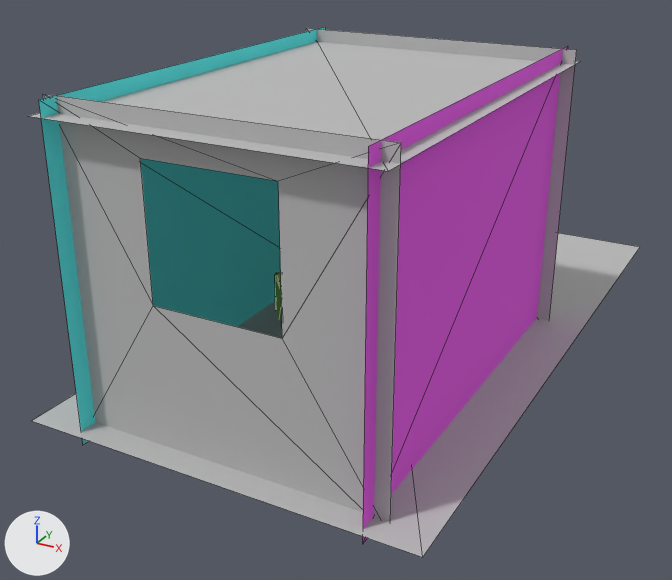
Two versions of the OBJ model src/scene.obj, one commit apart.
Before and after are seen from a 50 mm camera at (4.25, -9.18, 3.78) aimed at (-0.47, -0.59, -0.52). The axes (+X, +Y, +Z) are drawn at lower left. The lights are the same throughout. Mesh edges are drawn as thin lines. Where no turn or scale is listed for an object, it has been applied to the vertices.

Objects in the first picture: 'BackWall.001_Cube.008', 'BackWall_Cube.003', 'Ceiling_Cube.004', 'Floor_Plane', 'LeftWall_Cube.001', 'RightWall_Cube.002'.
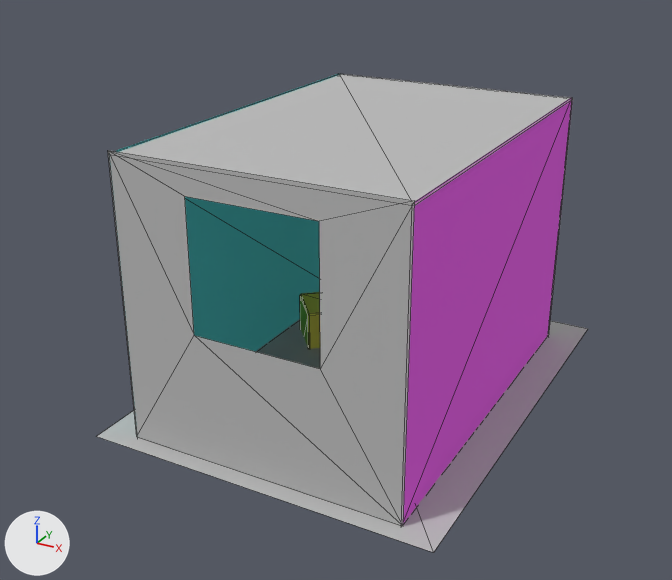
Pixel boxes [x1, y1, x2, y2] of what changed, in the pictures (672 x 580 px):
'BackWall.001_Cube.008', reshaped (14% narrower, 12% shorter)
    before: [43, 94, 401, 521]
    after: [108, 150, 415, 526]
'RightWall_Cube.002', reshaped (17% narrower, 14% shorter)
    before: [363, 46, 568, 543]
    after: [401, 98, 571, 526]
'Ceiling_Cube.004', reshaped (16% narrower)
    before: [30, 42, 580, 171]
    after: [108, 75, 572, 206]
'LeftWall_Cube.001', reshaped (19% narrower, 13% shorter)
    before: [39, 27, 326, 445]
    after: [109, 73, 340, 435]
'Floor_Plane', reshaped
    before: [32, 233, 640, 557]
    after: [96, 319, 588, 553]
'BackWall_Cube.003', reshaped (13% narrower, 10% shorter)
    before: [306, 28, 577, 320]
    after: [338, 73, 573, 336]

Edits to the bpy script that builds the scene:
```text
Change me_backwall_001_cube_008:
    where me_backwall_001_cube_008.from_pydata(...)  # 8 vertices, 8 faces; spans x -1.65..1.65, y -3.53, z -1.15..2.15
    me_backwall_001_cube_008 part 1
    me_backwall_001_cube_008.vertices[0].co: (-1.65, -3.53, -1.15) -> (-1.52, -2.96, -1.48)  # not seen -> pixel (136, 436)
    me_backwall_001_cube_008.vertices[1].co: (-1.65, -3.53, 2.15) -> (-1.52, -2.96, 1.55)  # pixel (42, 93) -> pixel (107, 150)
    me_backwall_001_cube_008.vertices[2].co: (1.65, -3.53, -1.15) -> (1.52, -2.96, -1.48)  # not seen -> pixel (403, 526)
    me_backwall_001_cube_008.vertices[3].co: (1.65, -3.53, 2.15) -> (1.52, -2.96, 1.55)  # pixel (401, 142) -> pixel (414, 200)
    me_backwall_001_cube_008.vertices[4].co: (-0.65, -3.53, 0.42) -> (-0.68, -2.96, -0.11)  # pixel (153, 305) -> pixel (194, 335)
    me_backwall_001_cube_008.vertices[5].co: (-0.65, -3.53, 1.73) -> (-0.68, -2.96, 1.24)  # pixel (140, 158) -> pixel (184, 196)
    me_backwall_001_cube_008.vertices[6].co: (0.65, -3.53, 0.42) -> (0.68, -2.96, -0.11)  # pixel (282, 338) -> pixel (320, 368)
    me_backwall_001_cube_008.vertices[7].co: (0.65, -3.53, 1.73) -> (0.68, -2.96, 1.24)  # pixel (278, 181) -> pixel (319, 221)
Change me_backwall_cube_003:
    where me_backwall_cube_003.from_pydata(...)  # 4 vertices, 2 faces; spans x -1.65..1.65, y 0.8, z -1.15..2.15
    me_backwall_cube_003 part 2
    me_backwall_cube_003.vertices[0].co: (-1.65, 0.8, -1.15) -> (-1.52, 1.37, -1.5)
    me_backwall_cube_003.vertices[1].co: (-1.65, 0.8, 2.15) -> (-1.52, 1.37, 1.53)  # pixel (306, 28) -> pixel (338, 73)
    me_backwall_cube_003.vertices[2].co: (1.65, 0.8, -1.15) -> (1.52, 1.37, -1.5)  # not seen -> pixel (548, 337)
    me_backwall_cube_003.vertices[3].co: (1.65, 0.8, 2.15) -> (1.52, 1.37, 1.53)  # pixel (576, 49) -> pixel (572, 97)
Change me_ceiling_cube_004:
    where me_ceiling_cube_004.from_pydata(...)  # 4 vertices, 2 faces; spans x -1.65..1.65, y -3.72..1.02, z 2.0
    me_ceiling_cube_004 part 3
    me_ceiling_cube_004.vertices[0].co: (-1.65, -3.72, 2.0) -> (-1.52, -2.97, 1.51)  # not seen -> pixel (108, 154)
    me_ceiling_cube_004.vertices[1].co: (-1.65, 1.02, 2.0) -> (-1.52, 1.39, 1.51)  # not seen -> pixel (339, 74)
    me_ceiling_cube_004.vertices[2].co: (1.65, -3.72, 2.0) -> (1.52, -2.97, 1.51)  # pixel (388, 171) -> pixel (414, 205)
    me_ceiling_cube_004.vertices[3].co: (1.65, 1.02, 2.0) -> (1.52, 1.39, 1.51)  # pixel (580, 61) -> pixel (573, 98)
Change me_floor_plane:
    where me_floor_plane.from_pydata(...)  # 4 vertices, 2 faces; spans x -2.06..2.06, y -3.81..3.81, z -1.0
    me_floor_plane part 4
    me_floor_plane.vertices[0].co: (-2.06, -3.81, -1.0) -> (-1.89, -3.15, -1.49)  # pixel (31, 420) -> pixel (96, 436)
    me_floor_plane.vertices[1].co: (2.06, -3.81, -1.0) -> (1.89, -3.15, -1.49)  # pixel (422, 557) -> pixel (433, 552)
    me_floor_plane.vertices[2].co: (-2.06, 3.81, -1.0) -> (-1.89, 1.83, -1.49)
    me_floor_plane.vertices[3].co: (2.06, 3.81, -1.0) -> (1.89, 1.83, -1.49)  # pixel (640, 246) -> pixel (588, 328)
Change me_leftwall_cube_001:
    where me_leftwall_cube_001.from_pydata(...)  # 4 vertices, 2 faces; spans x -1.5, y -3.72..1.02, z -1.15..2.15
    me_leftwall_cube_001 part 5
    me_leftwall_cube_001.vertices[0].co: (-1.5, -3.72, -1.15) -> (-1.5, -2.97, -1.5)  # pixel (82, 445) -> not seen
    me_leftwall_cube_001.vertices[1].co: (-1.5, -3.72, 2.15) -> (-1.5, -2.97, 1.53)  # pixel (38, 99) -> pixel (109, 152)
    me_leftwall_cube_001.vertices[2].co: (-1.5, 1.02, -1.15) -> (-1.5, 1.39, -1.5)
    me_leftwall_cube_001.vertices[3].co: (-1.5, 1.02, 2.15) -> (-1.5, 1.39, 1.53)  # pixel (325, 26) -> pixel (340, 73)
Change me_rightwall_cube_002:
    where me_rightwall_cube_002.from_pydata(...)  # 4 vertices, 2 faces; spans x 1.5, y -3.72..1.02, z -1.15..2.15
    me_rightwall_cube_002 part 6
    me_rightwall_cube_002.vertices[0].co: (1.5, -3.72, -1.15) -> (1.5, -2.97, -1.5)  # pixel (362, 544) -> pixel (401, 527)
    me_rightwall_cube_002.vertices[1].co: (1.5, -3.72, 2.15) -> (1.5, -2.97, 1.53)  # pixel (368, 146) -> pixel (412, 203)
    me_rightwall_cube_002.vertices[2].co: (1.5, 1.02, -1.15) -> (1.5, 1.39, -1.5)
    me_rightwall_cube_002.vertices[3].co: (1.5, 1.02, 2.15) -> (1.5, 1.39, 1.53)  # pixel (568, 45) -> pixel (572, 97)
```
